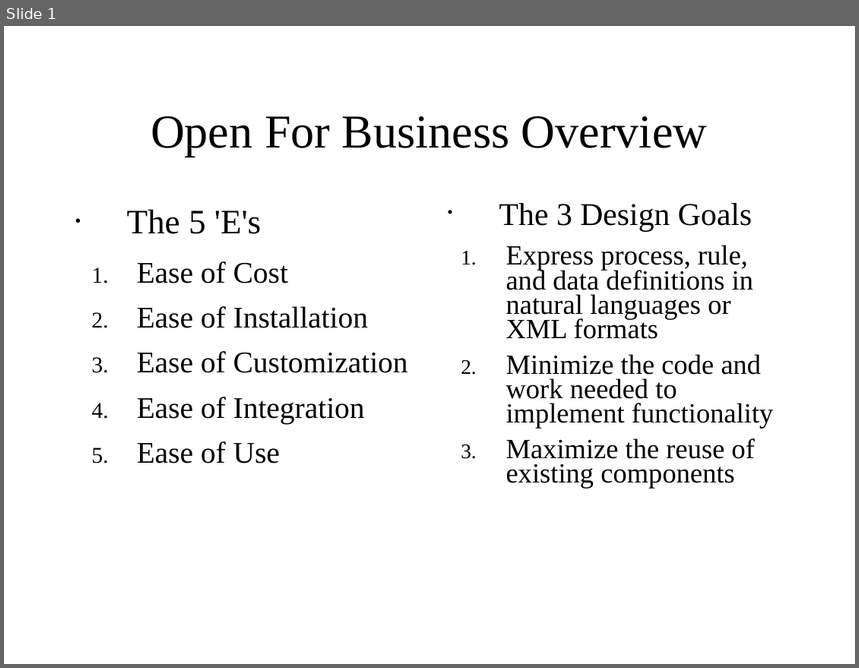
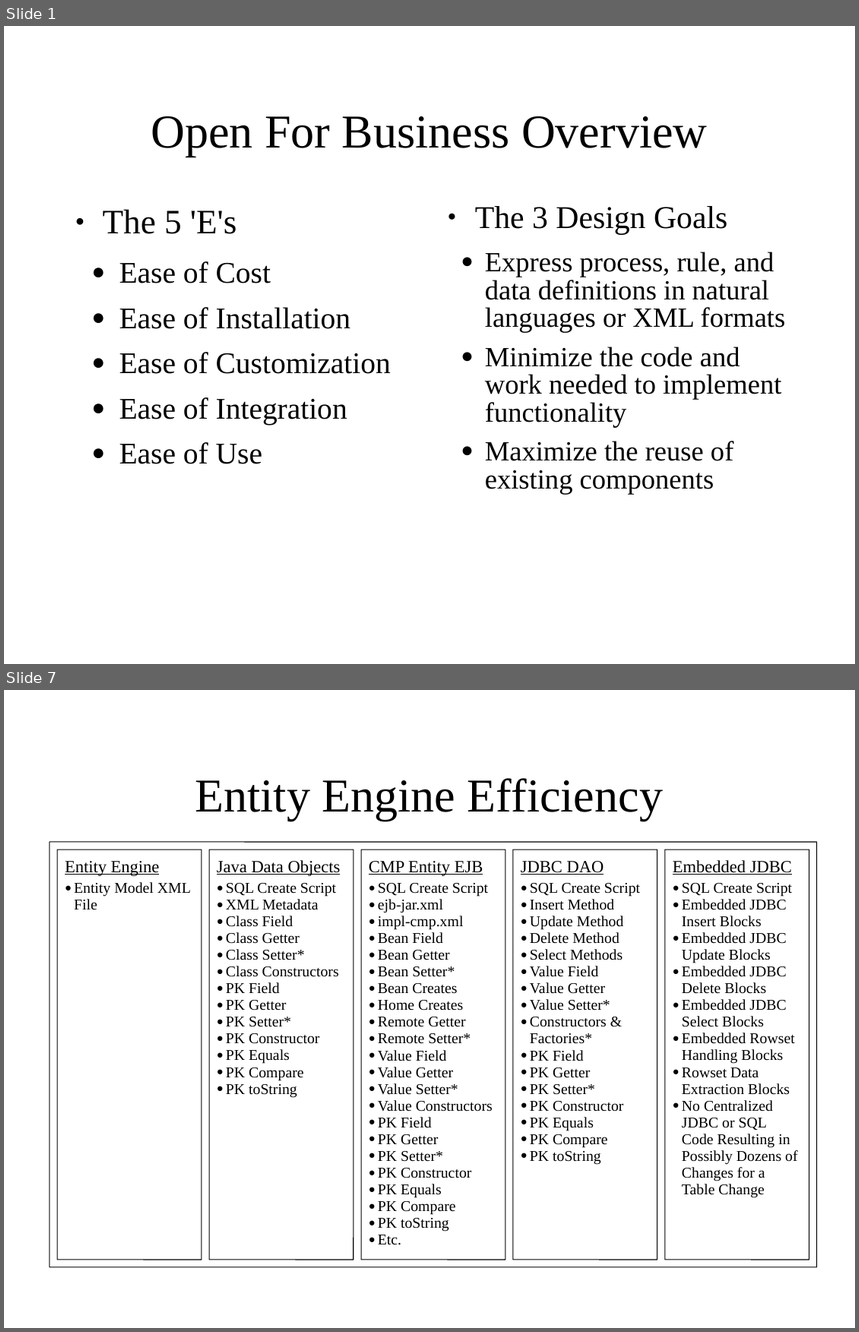
Before and after one commit to delan/OFBiz, a slide deck: website/ofbiz-overview.ppt. Shown one above the other, each under a label of ours: slide 1 before the commit, slides 1 and 7 after it; the slides between them are not shown. The pictures are 859x668 and 859x1332 pixels, drawn with LibreOffice and Linux fonts; fonts in the diff are those of the drawing. Boxes give left, top, right and bottom in pixels: in the first picture for what was removed or moved away, otherwise in the second. Text is boxed around its words. In the diff, an @@ line names an element or a change of style, - is before the commit and + after.

Commit message:
Added a whole bunch of stuff to the presentation, mostly entity and services stuff

```diff
--- a/website/ofbiz-overview.ppt
+++ b/website/ofbiz-overview.ppt
@@ slide 7 added at <box>4,690,855,1328</box>, background #FFFFFF @@
@@ title added at <box>196,778,663,821</box>, 44 pt, text #000000 @@
+Entity Engine Efficiency
@@ rounded rectangle added at <box>50,842,817,1268</box>, outline #000000 0.74 pt @@
@@ freeform shape added at <box>57,850,202,1260</box>, outline #000000 0.74 pt @@
@@ text added at <box>65,861,160,876</box>, 16 pt, text #000000, underline @@
+Entity Engine
@@ freeform shape added at <box>209,850,354,1260</box>, outline #000000 0.74 pt @@
@@ text added at <box>217,860,341,876</box>, 16 pt, text #000000, underline @@
+Java Data Objects
@@ freeform shape added at <box>362,850,506,1260</box>, outline #000000 0.74 pt @@
@@ text added at <box>369,861,484,876</box>, 16 pt, text #000000, underline @@
+CMP Entity EJB
@@ freeform shape added at <box>513,850,658,1260</box>, outline #000000 0.74 pt @@
@@ text added at <box>521,861,604,875</box>, 16 pt, text #000000, underline @@
+JDBC DAO
@@ freeform shape added at <box>665,850,810,1260</box>, outline #000000 0.74 pt @@
@@ text added at <box>673,860,792,875</box>, 16 pt, text #000000, underline @@
+Embedded JDBC
@@ text added at <box>74,882,191,910</box>, 14 pt, text #000000 @@
+● Entity Model XML File
@@ text added at <box>226,883,339,1097</box>, 14 pt, text #000000 @@
+● SQL Create Script
+● XML Metadata
+● Class Field
+● Class Getter
+● Class Setter*
+● Class Constructors
+● PK Field
+● PK Getter
+● PK Setter*
+● PK Constructor
+● PK Equals
+● PK Compare
+● PK toString
@@ text added at <box>378,883,493,1246</box>, 14 pt, text #000000 @@
+● SQL Create Script
+● ejb-jar.xml
+● impl-cmp.xml
+● Bean Field
+● Bean Getter
+● Bean Setter*
+● Bean Creates
+● Home Creates
+● Remote Getter
+● Remote Setter*
+● Value Field
+● Value Getter
+● Value Setter*
+● Value Constructors
+● PK Field
+● PK Getter
+● PK Setter*
+● PK Constructor
+● PK Equals
+● PK Compare
+● PK toString
+● Etc.
@@ text added at <box>530,883,640,1165</box>, 14 pt, text #000000 @@
+● SQL Create Script
+● Insert Method
+● Update Method
+● Delete Method
+● Select Methods
+● Value Field
+● Value Getter
+● Value Setter*
+● Constructors & Factories*
+● PK Field
+● PK Getter
+● PK Setter*
+● PK Constructor
+● PK Equals
+● PK Compare
+● PK toString
@@ text added at <box>682,883,797,1198</box>, 14 pt, text #000000 @@
+● SQL Create Script
+● Embedded JDBC Insert Blocks
+● Embedded JDBC Update Blocks
+● Embedded JDBC Delete Blocks
+● Embedded JDBC Select Blocks
+● Embedded Rowset Handling Blocks
+● Rowset Data Extraction Blocks
+● No Centralized JDBC or SQL Code Resulting in Possibly Dozens of Changes for a Table Change
@@ slide 1 changed as well @@
@@ text "The 5 'E's" at <box>103,209,391,465</box>: bullet • to ●; bullet 1. to ● @@
@@ text "The 3 Design Goals" at <box>475,206,786,494</box>: bullet • to ●; line spacing 0.73 to 0.83; bullet 1. to ● @@
```
Also in this commit, not shown: 2 other slides changed, 7 other slides added, 3 slides removed, 1 other file.
